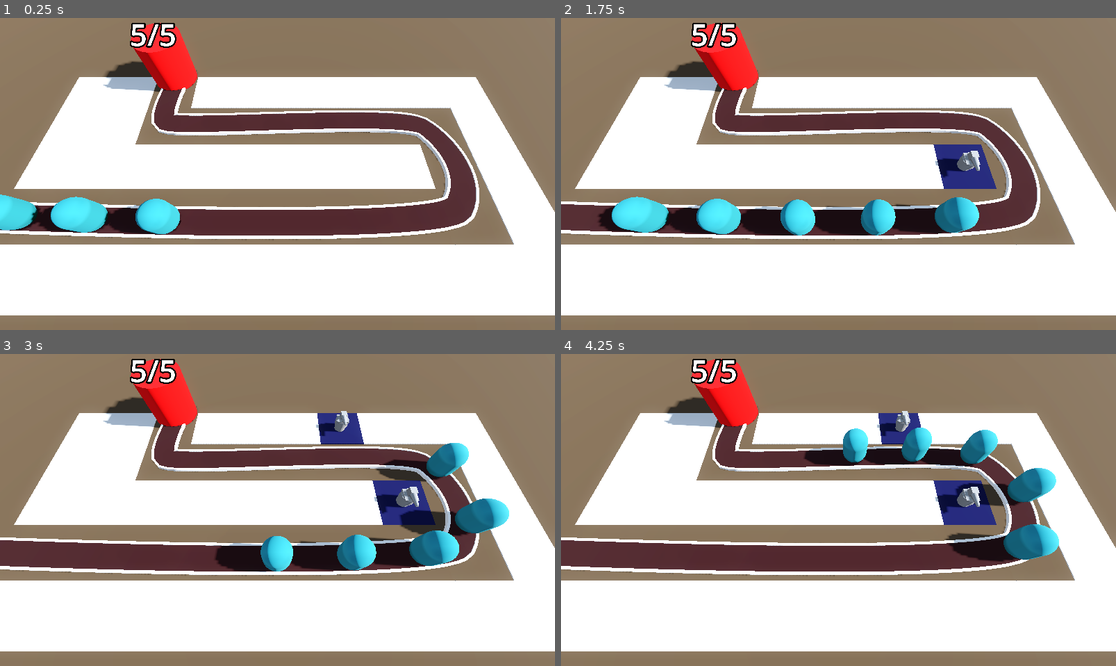
Above: before the commit, frames 1-4 (two rows, left to right).
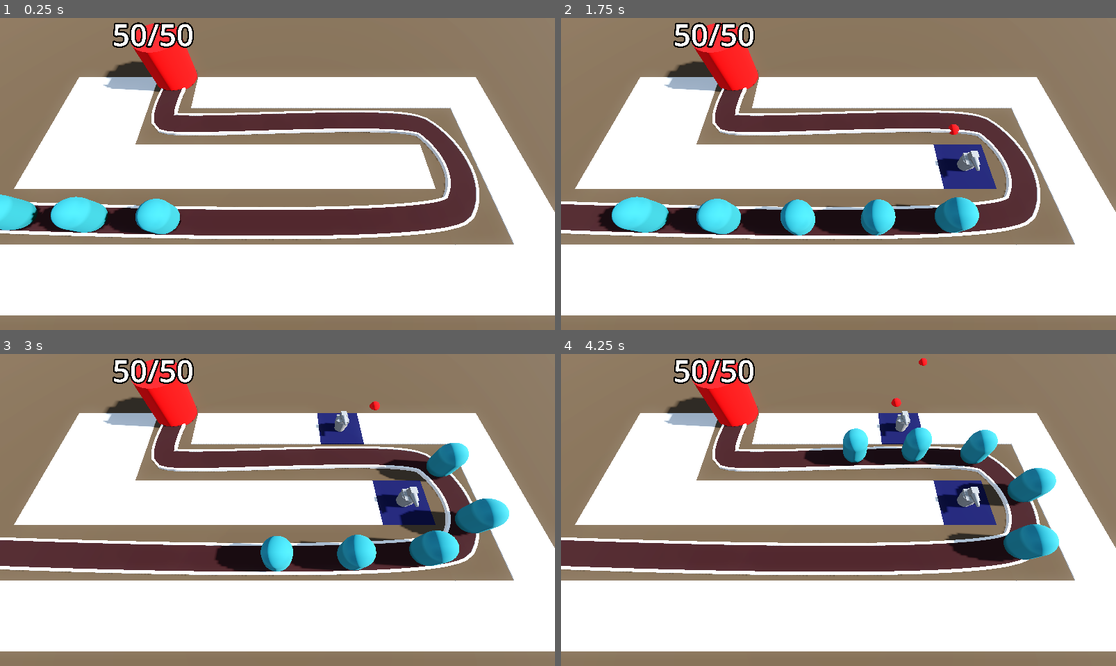
Above: after the commit, the same moments.

Repository: mje819/Barbarian-Blaster
Game: Godot game, scene res://base_level.tscn
Two runs of this game, one before a commit and one after it. Both use one fixed random seed, a clock stepped at 60 frames per second and the inputs below.
Inputs (mouse positions are in pixels of both pictures, inside the frame that each line leads up to):
- Up to frame 1 (0.25 s): no input
- Up to frame 2 (1.75 s): move the mouse to (960, 158) at 0.52 s; click (960, 158) at 0.6 s; move the mouse to (727, 189) at 1.27 s; click (727, 189) at 1.35 s
- Up to frame 3 (3 s): move the mouse to (333, 441) at 2.02 s; click (333, 441) at 2.1 s; move the mouse to (249, 572) at 2.77 s; click (249, 572) at 2.85 s
- Up to frame 4 (4.25 s): move the mouse to (1005, 556) at 3.52 s; click (1005, 556) at 3.6 s

The runs differ from the first frame. In frame 1, 0.5% of the frame differs, in the area x 20-35%, y 1-10%; in frame 2, 0.5%; in frame 3, 0.5%; in frame 4, 0.6%, in the area x 20-66%, y 1-17%.

Commit message:
add projectile

Diff:
--- a/ray_picker_camera.tscn
+++ b/RayPickerCamera/ray_picker_camera.tscn
@@ -1,6 +1,6 @@
 [gd_scene load_steps=2 format=3 uid="uid://br3qcltvc1sgb"]
 
-[ext_resource type="Script" uid="uid://bewxajivwdqo0" path="res://ray_picker_camera.gd" id="1_qvtpo"]
+[ext_resource type="Script" uid="uid://bewxajivwdqo0" path="res://RayPickerCamera/ray_picker_camera.gd" id="1_qvtpo"]
 
 [node name="RayPickerCamera" type="Camera3D"]
 transform = Transform3D(1, 0, 0, 0, 0.42261824, 0.9063078, 0, -0.9063078, 0.42261824, 0, 0, 0)
--- /dev/null
+++ b/Turret/projectile.gd
@@ -0,0 +1,13 @@
+extends Area3D
+
+var direction := Vector3.FORWARD
+
+@export var speed := 30.0
+
+func _physics_process(_delta: float) -> void:
+	position += direction * speed * _delta
+
+
+
+func _on_timer_timeout() -> void:
+	queue_free()
--- /dev/null
+++ b/Turret/projectile.tscn
@@ -0,0 +1,28 @@
+[gd_scene load_steps=5 format=3 uid="uid://dhke6s5rq7xo4"]
+
+[ext_resource type="Script" uid="uid://b22hpox3kn5a" path="res://Turret/projectile.gd" id="1_sxav3"]
+
+[sub_resource type="StandardMaterial3D" id="StandardMaterial3D_tp1dm"]
+albedo_color = Color(1, 0, 0, 1)
+
+[sub_resource type="SphereMesh" id="SphereMesh_sxav3"]
+material = SubResource("StandardMaterial3D_tp1dm")
+
+[sub_resource type="SphereShape3D" id="SphereShape3D_3nq0t"]
+
+[node name="Projectile" type="Area3D"]
+top_level = true
+script = ExtResource("1_sxav3")
+
+[node name="MeshInstance3D" type="MeshInstance3D" parent="."]
+mesh = SubResource("SphereMesh_sxav3")
+
+[node name="CollisionShape3D" type="CollisionShape3D" parent="."]
+shape = SubResource("SphereShape3D_3nq0t")
+
+[node name="Timer" type="Timer" parent="."]
+wait_time = 2.0
+one_shot = true
+autostart = true
+
+[connection signal="timeout" from="Timer" to="." method="_on_timer_timeout"]
--- /dev/null
+++ b/Turret/turret.gd
@@ -0,0 +1,9 @@
+extends Node3D
+
+var projectile = preload("res://Turret/projectile.tscn")
+
+
+func _on_timer_timeout() -> void:
+	var projectile_instance = projectile.instantiate()
+	add_child(projectile_instance)
+	projectile_instance.global_position = self.global_position
--- a/Turret/turret.tscn
+++ b/Turret/turret.tscn
@@ -1,4 +1,6 @@
-[gd_scene load_steps=6 format=3 uid="uid://d01unib15e15u"]
+[gd_scene load_steps=7 format=3 uid="uid://d01unib15e15u"]
+
+[ext_resource type="Script" uid="uid://coqbxcwumauv" path="res://Turret/turret.gd" id="1_5kpma"]
 
 [sub_resource type="CylinderMesh" id="CylinderMesh_cb20n"]
 height = 1.0
@@ -20,6 +22,7 @@
 size = Vector3(0.5, 0.5, 0.5)
 
 [node name="Turret" type="Node3D"]
+script = ExtResource("1_5kpma")
 
 [node name="TurretBase" type="MeshInstance3D" parent="."]
 transform = Transform3D(1, 0, 0, 0, 1, 0, 0, 0, 1, 0, 0.5, 0)
@@ -43,3 +46,8 @@
 transform = Transform3D(1, 0, 0, 0, 1, 0, 0, 0, 1, 0, 0.60006243, -0.11023742)
 mesh = SubResource("BoxMesh_r754r")
 skeleton = NodePath("../..")
+
+[node name="Timer" type="Timer" parent="."]
+autostart = true
+
+[connection signal="timeout" from="Timer" to="." method="_on_timer_timeout"]
--- a/base_level.tscn
+++ b/base_level.tscn
@@ -1,6 +1,6 @@
 [gd_scene load_steps=15 format=3 uid="uid://dtcnxxofouqf8"]
 
-[ext_resource type="PackedScene" uid="uid://br3qcltvc1sgb" path="res://ray_picker_camera.tscn" id="1_3o4py"]
+[ext_resource type="PackedScene" uid="uid://br3qcltvc1sgb" path="res://RayPickerCamera/ray_picker_camera.tscn" id="1_3o4py"]
 [ext_resource type="MeshLibrary" uid="uid://c0c3djgifhbb0" path="res://MeshLibraries/space_library.tres" id="1_bo3yr"]
 [ext_resource type="PackedScene" uid="uid://csjdq42434llx" path="res://Enemy/enemy.tscn" id="2_5vx1e"]
 [ext_resource type="PackedScene" uid="uid://b6a3tfb71rtov" path="res://Base/base.tscn" id="3_eesb3"]
@@ -117,7 +117,7 @@
 transform = Transform3D(-0.050018523, 4.631245e-07, -0.9987239, 1.421047e-14, 0.99999374, 4.6369655e-07, 0.9987211, 2.3194453e-08, -0.050018664, -30.019, 0, 5.728)
 
 [node name="Enemy2" parent="Path3D" instance=ExtResource("2_5vx1e")]
-transform = Transform3D(-0.041937474, 3.9631138e-07, -0.9990942, -3.480906e-09, 0.99999374, 3.9679867e-07, 0.9990914, 2.0119463e-08, -0.04193759, -25.024351, -2.113826e-06, 5.953372)
+transform = Transform3D(-0.04193747, 3.9631138e-07, -0.99909407, -3.4809056e-09, 0.99999374, 3.9679864e-07, 0.99909127, 2.0119463e-08, -0.041937586, -25.024351, -2.113826e-06, 5.953372)
 progress = 5.0
 
 [node name="Enemy3" parent="Path3D" instance=ExtResource("2_5vx1e")]
@@ -125,7 +125,7 @@
 progress = 10.0
 
 [node name="Enemy4" parent="Path3D" instance=ExtResource("2_5vx1e")]
-transform = Transform3D(-0.030248445, 2.9966742e-07, -0.99951637, -7.556434e-09, 0.99999374, 3.000274e-07, 0.99951357, 1.6628947e-08, -0.03024853, -15.030746, -5.6137756e-06, 6.3162103)
+transform = Transform3D(-0.030248443, 2.9966742e-07, -0.99951625, -7.556433e-09, 0.99999374, 3.0002735e-07, 0.99951345, 1.6628947e-08, -0.030248526, -15.030746, -5.6137756e-06, 6.3162103)
 progress = 15.0
 
 [node name="Enemy5" parent="Path3D" instance=ExtResource("2_5vx1e")]
@@ -134,6 +134,7 @@
 
 [node name="Base" parent="." instance=ExtResource("3_eesb3")]
 transform = Transform3D(1, 0, 0, 0, 1, 0, 0, 0, 1, -10.127884, 0, -7.9744897)
+max_health = 50
 
 [node name="TurretManager" type="Node3D" parent="."]
 script = ExtResource("5_ftfrf")
Renamed: ray_picker_camera.gd -> RayPickerCamera/ray_picker_camera.gd
Renamed: ray_picker_camera.gd.uid -> RayPickerCamera/ray_picker_camera.gd.uid
Not shown, added: Turret/projectile.gd.uid
Not shown, added: Turret/turret.gd.uid
